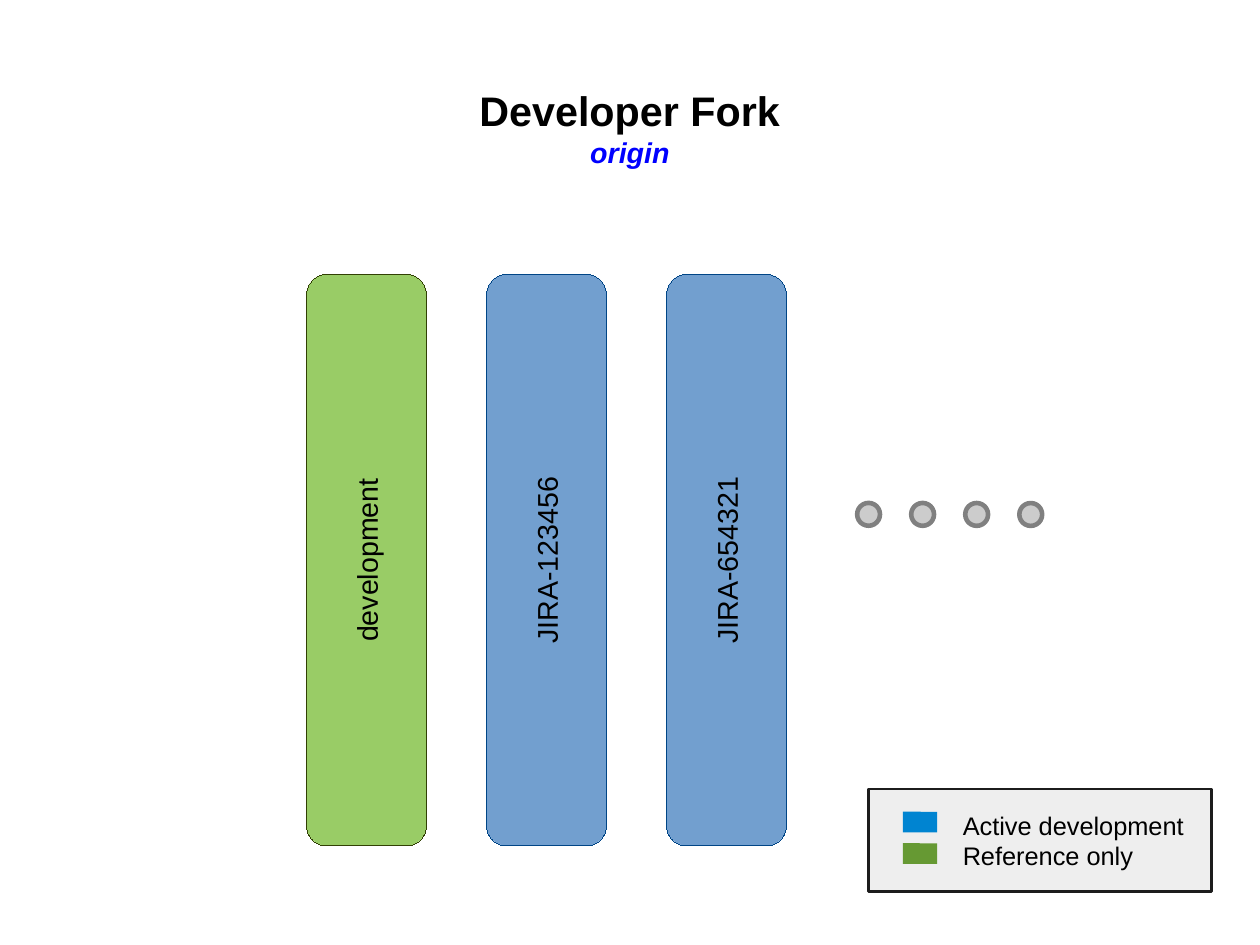
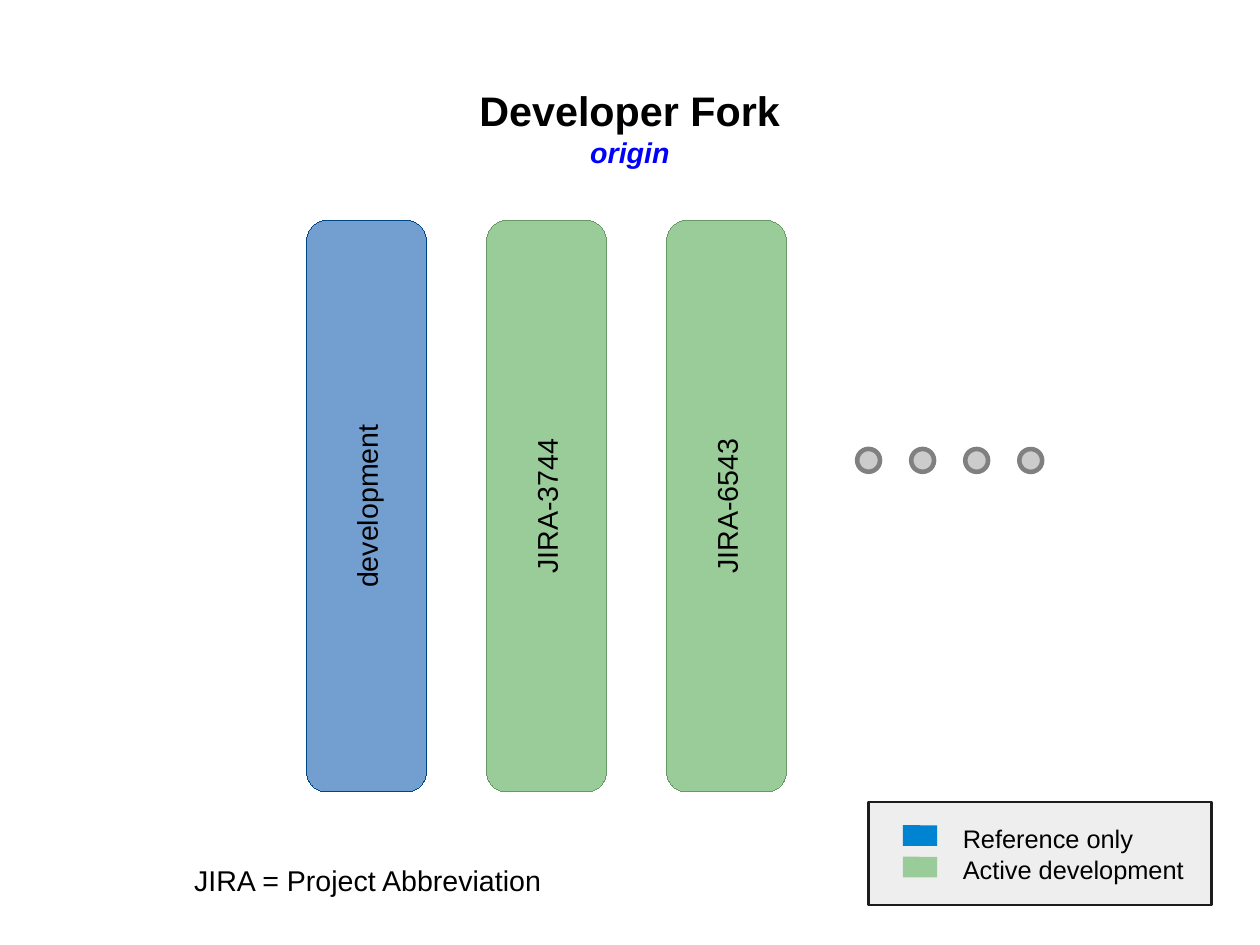
Before and after one commit to SiliconValleyOffice/GitHelp, a slide deck: slide 2 of Documents/RepositoryManagement.odp. Drawn at 1260x945 pixels with LibreOffice and Linux fonts; fonts in the diff are those of the drawing. Boxes give left, top, right and bottom in pixels: in the first picture for what was removed or moved away, otherwise in the second. Text is boxed around its words. In the diff, an @@ line names an element or a change of style, - is before the commit and + after.

```diff
--- a/Documents/RepositoryManagement.odp
+++ b/Documents/RepositoryManagement.odp
@@ rounded rectangle "development" at (307,220,427,792): fill #99CC66 to #729FCF; outline #314004 0 pt to #004586 0 pt @@
@@ rounded rectangle "JIRA-3744" at (487,220,607,792): fill #729FCF to #99CC99; outline #004586 0 pt to #669966 0 pt @@
@@ 4 ellipses, 3 rounded rectangles: place and size @@
-4 ellipses, 3 rounded rectangles at (307,274,1043,846)
+4 ellipses, 3 rounded rectangles at (307,220,1043,792)
@@ rounded rectangle "JIRA-6543" at (667,220,787,792): fill #729FCF to #99CC99; outline #004586 0 pt to #669966 0 pt @@
@@ text in rounded rectangle at (532,452,564,570): text changed @@
-JIRA-123456
+JIRA-3744
@@ text in rounded rectangle at (712,452,744,570): text changed @@
-JIRA-654321
+JIRA-6543
@@ text at (963,829,1133,854): paragraph added @@
+Reference only
@@ 2 lines, 1 rectangle, 1 text: place and size @@
-2 lines, 1 rectangle, 1 text at (869,789,1212,892)
+2 lines, 1 rectangle, 1 text at (869,803,1212,906)
@@ line (903, 868) - (938, 868): stroke #669933 12.95 pt to #99CC99 12.95 pt @@
@@ text at (963,846,1133,871): paragraph removed @@
-Reference only
@@ text added at (194,870,541,897), 18 pt, text #000000 @@
+JIRA = Project Abbreviation
```
Also in this commit, not shown: 1 other slide changed, 6 other files.
